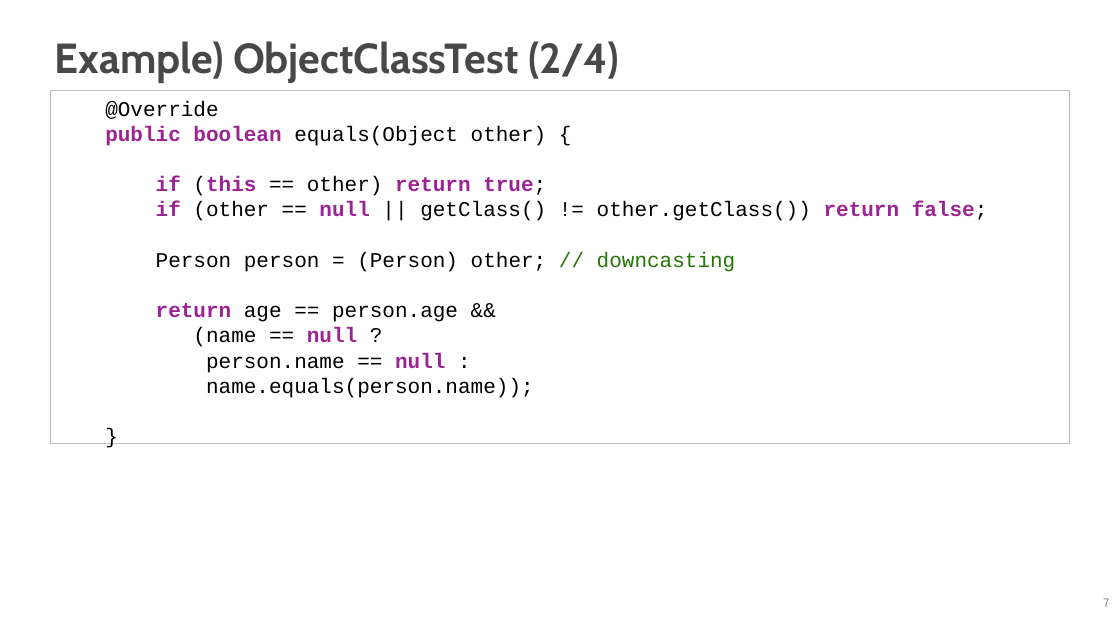
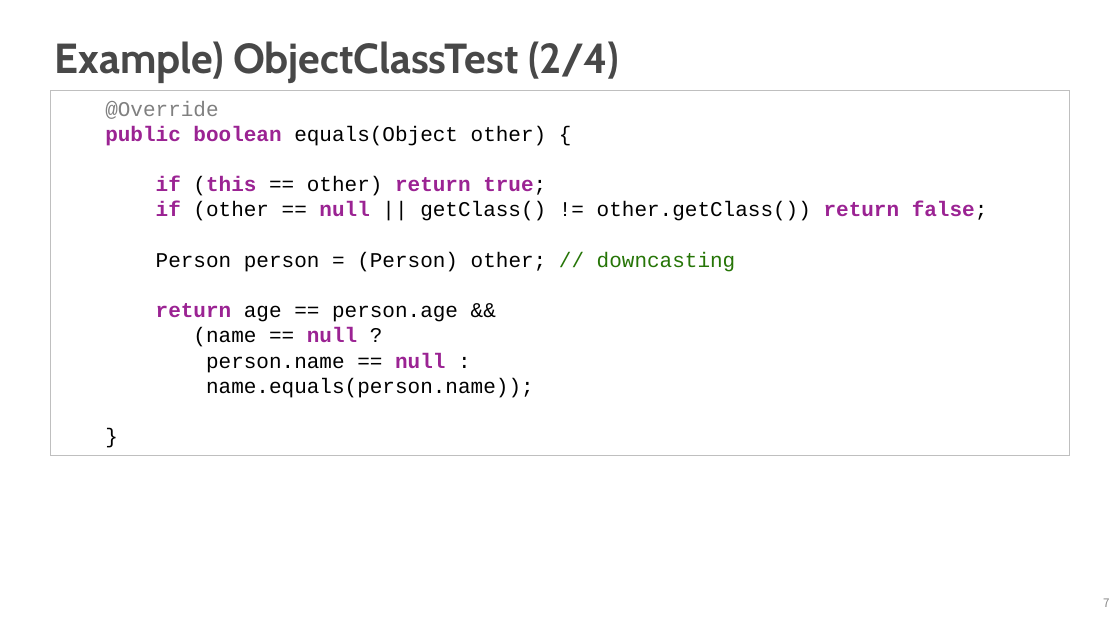
Before and after one commit to iklee99/JavaClass, a slide deck: slide 7 of slides/09_1_ObjectClass.pptx. Drawn at 1120x630 pixels with LibreOffice and Linux fonts; fonts in the diff are those of the drawing. Boxes give left, top, right and bottom in pixels: in the first picture for what was removed or moved away, otherwise in the second. Text is boxed around its words. In the diff, an @@ line names an element or a change of style, - is before the commit and + after.

```diff
--- a/slides/09_1_ObjectClass.pptx
+++ b/slides/09_1_ObjectClass.pptx
@@ rectangle "@Override": place and size @@
-rectangle "@Override" at (50,91,1070,443)
+rectangle "@Override" at (50,91,1070,455)
@@ text in rectangle at (105,101,218,119): text colour #000000 to #808080 in "@Override" @@
```
Also in this commit, not shown: 2 other slides changed, 4 other files.
